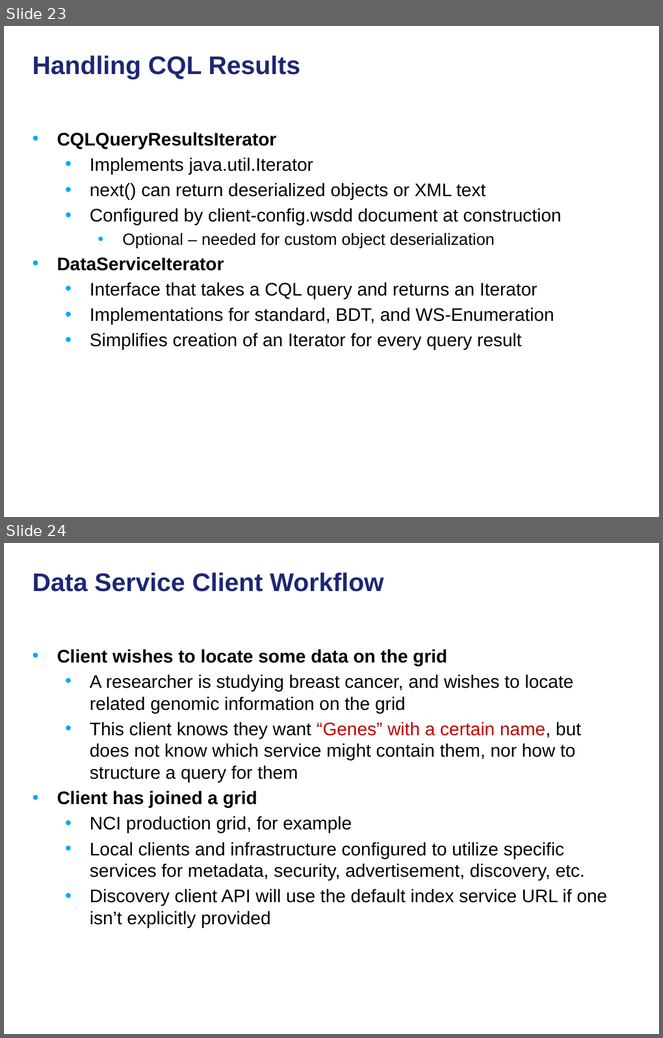
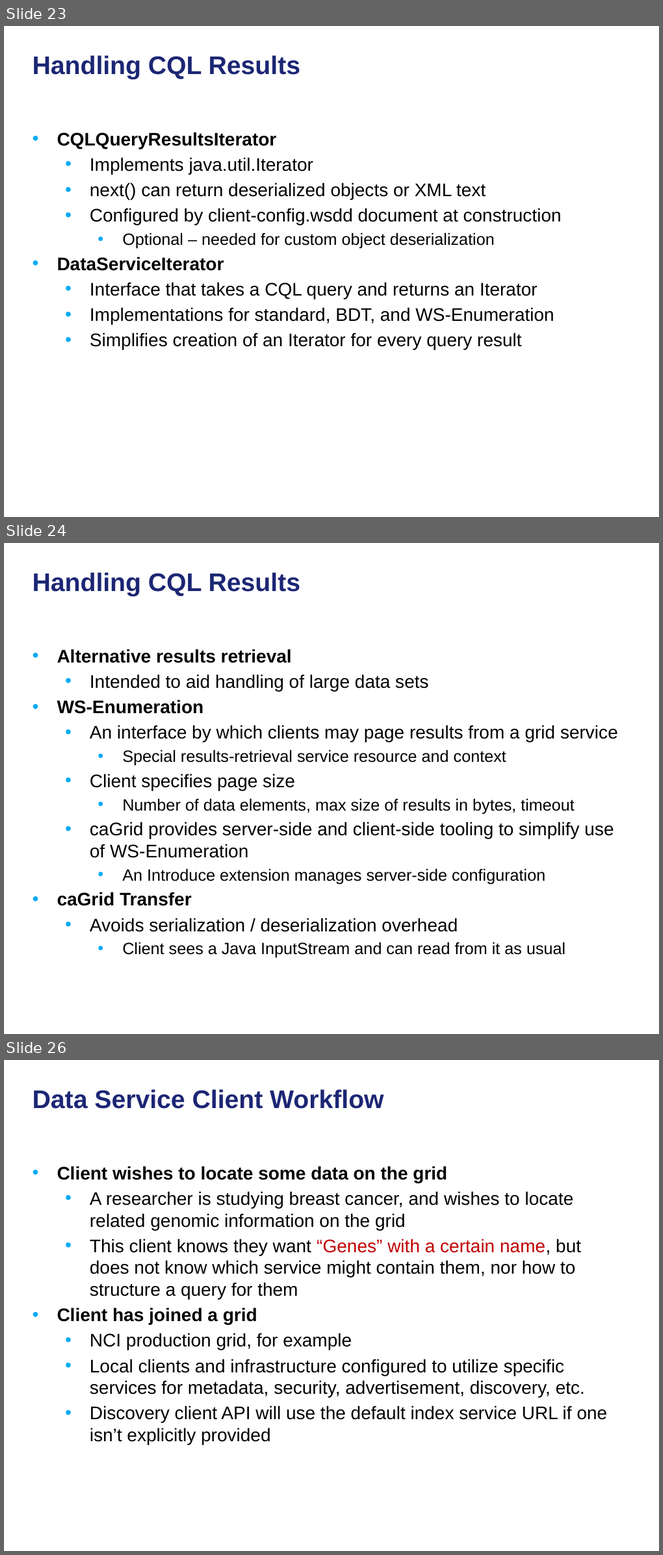
Before and after one commit to NCIP/cagrid-docs, a slide deck: presentations/200906_Novartis/caGrid Data Services.pptx. Shown one above the other, each under a label of ours: slides 23 and 24 before the commit, slides 23, 24 and 26 after it; the slides between them are not shown. The pictures are 663x1038 and 663x1555 pixels, drawn with LibreOffice and Linux fonts; fonts in the diff are those of the drawing; background and template pictures are left out. Boxes give left, top, right and bottom in pixels: in the first picture for what was removed or moved away, otherwise in the second. Text is boxed around its words. In the diff, an @@ line names an element or a change of style, - is before the commit and + after.

```diff
--- a/presentations/200906_Novartis/caGrid Data Services.pptx
+++ b/presentations/200906_Novartis/caGrid Data Services.pptx
@@ slide 24 added at (x1=4, y1=543, x2=659, y2=1034), background picture (left out) @@
@@ title added at (x1=33, y1=572, x2=300, y2=596), 28 pt, text #1C2674, bold @@
+Handling CQL Results
@@ text added at (x1=57, y1=649, x2=618, y2=958), 20 pt, text #000000 @@
+• Alternative results retrieval
+  • Intended to aid handling of large data sets
+• WS-Enumeration
+  • An interface by which clients may page results from a grid service
+    • Special results-retrieval service resource and context
+  • Client specifies page size
+    • Number of data elements, max size of results in bytes, timeout
+  • caGrid provides server-side and client-side tooling to simplify use of WS-Enumeration
+    • An Introduce extension manages server-side configuration
+• caGrid Transfer
+  • Avoids serialization / deserialization overhead
+    • Client sees a Java InputStream and can read from it as usual
@@ what was slide 24 is now slide 26 @@
```
Also in this commit, not shown: 1 other slide added.
